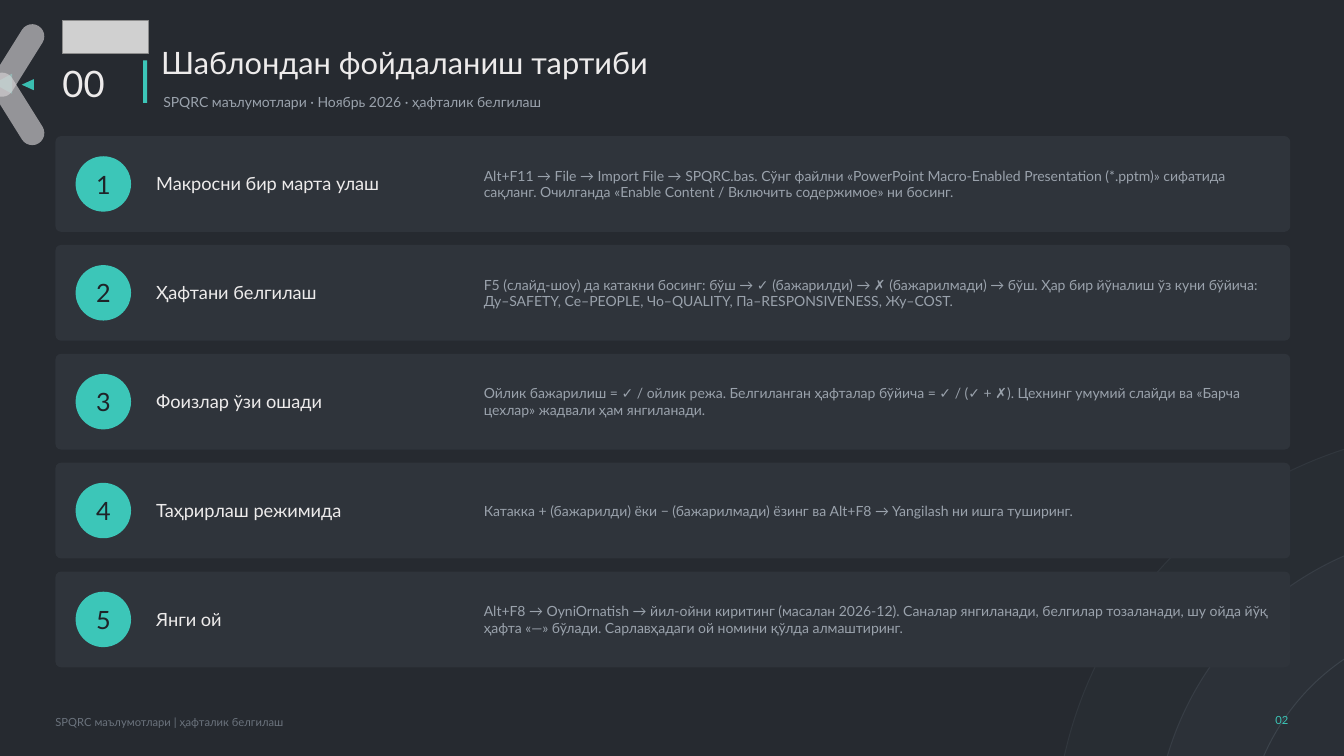
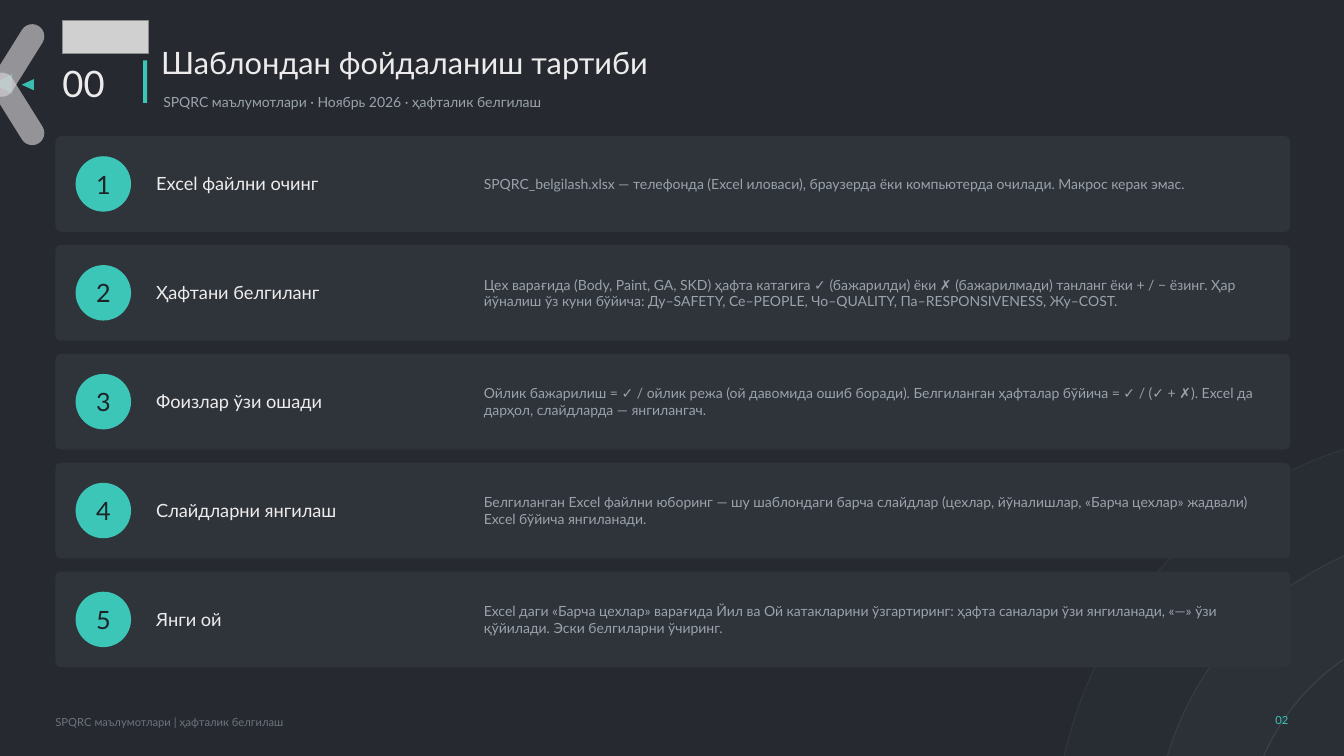
Before and after one commit to ula0740-ux/Loyha-, a slide deck: slide 2 of hisobot/spqrc/SPQRC_haftalik_shablon.pptx. Drawn at 1344x756 pixels with LibreOffice and Linux fonts; fonts in the diff are those of the drawing; grey boxes stand for pictures. Boxes give left, top, right and bottom in pixels: in the first picture for what was removed or moved away, otherwise in the second. Text is boxed around its words. In the diff, an @@ line names an element or a change of style, - is before the commit and + after.

```diff
--- a/hisobot/spqrc/SPQRC_haftalik_shablon.pptx
+++ b/hisobot/spqrc/SPQRC_haftalik_shablon.pptx
@@ text at [156,176,319,193]: text changed @@
-Макросни бир марта улаш
+Excel файлни очинг
@@ text at [484,179,1184,192]: text changed @@
-Alt+F11 → File → Import File → SPQRC.bas. Сўнг файлни «PowerPoint Macro-Enabled Presentation (*.pptm)» сифатида сақланг. Очилганда «Enable Content / Включить содержимое» ни босинг.
+SPQRC_belgilash.xlsx — телефонда (Excel иловаси), браузерда ёки компьютерда очилади. Макрос керак эмас.
@@ text at [156,286,319,302]: text changed @@
-Ҳафтани белгилаш
+Ҳафтани белгиланг
@@ text at [484,279,1235,309]: text changed @@
-F5 (слайд-шоу) да катакни босинг: бўш → ✓ (бажарилди) → ✗ (бажарилмади) → бўш. Ҳар бир йўналиш ўз куни бўйича: Ду–SAFETY, Се–PEOPLE, Чо–QUALITY, Па–RESPONSIVENESS, Жу–COST.
+Цех варағида (Body, Paint, GA, SKD) ҳафта катагига ✓ (бажарилди) ёки ✗ (бажарилмади) танланг ёки + / − ёзинг. Ҳар йўналиш ўз куни бўйича: Ду–SAFETY, Се–PEOPLE, Чо–QUALITY, Па–RESPONSIVENESS, Жу–COST.
@@ text at [484,388,1253,418]: text changed @@
-Ойлик бажарилиш = ✓ / ойлик режа. Белгиланган ҳафталар бўйича = ✓ / (✓ + ✗). Цехнинг умумий слайди ва «Барча цехлар» жадвали ҳам янгиланади.
+Ойлик бажарилиш = ✓ / ойлик режа (ой давомида ошиб боради). Белгиланган ҳафталар бўйича = ✓ / (✓ + ✗). Excel да дарҳол, слайдларда — янгилангач.
@@ text at [156,504,337,520]: text changed @@
-Таҳрирлаш режимида
+Слайдларни янгилаш
@@ text at [484,496,1247,527]: text changed @@
-Катакка + (бажарилди) ёки − (бажарилмади) ёзинг ва Alt+F8 → Yangilash ни ишга туширинг.
+Белгиланган Excel файлни юборинг — шу шаблондаги барча слайдлар (цехлар, йўналишлар, «Барча цехлар» жадвали) Excel бўйича янгиланади.
@@ text at [484,604,1216,636]: text changed @@
-Alt+F8 → OyniOrnatish → йил-ойни киритинг (масалан 2026-12). Саналар янгиланади, белгилар тозаланади, шу ойда йўқ ҳафта «—» бўлади. Сарлавҳадаги ой номини қўлда алмаштиринг.
+Excel даги «Барча цехлар» варағида Йил ва Ой катакларини ўзгартиринг: ҳафта саналари ўзи янгиланади, «—» ўзи қўйилади. Эски белгиларни ўчиринг.
```
Also in this commit, not shown: 24 other slides changed, 5 other files.
